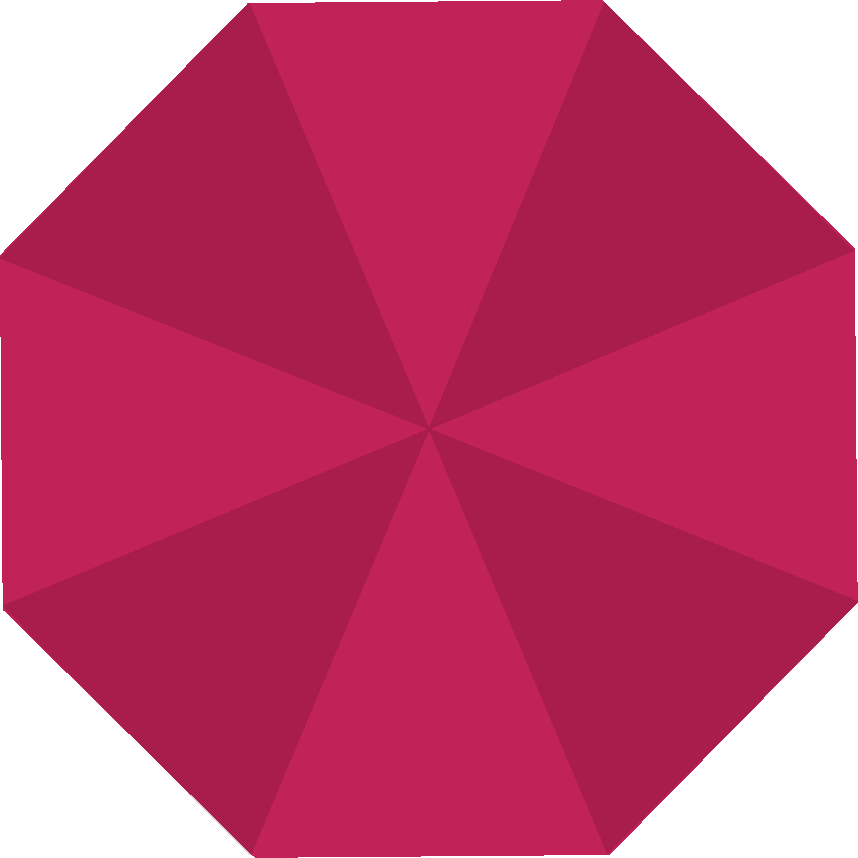
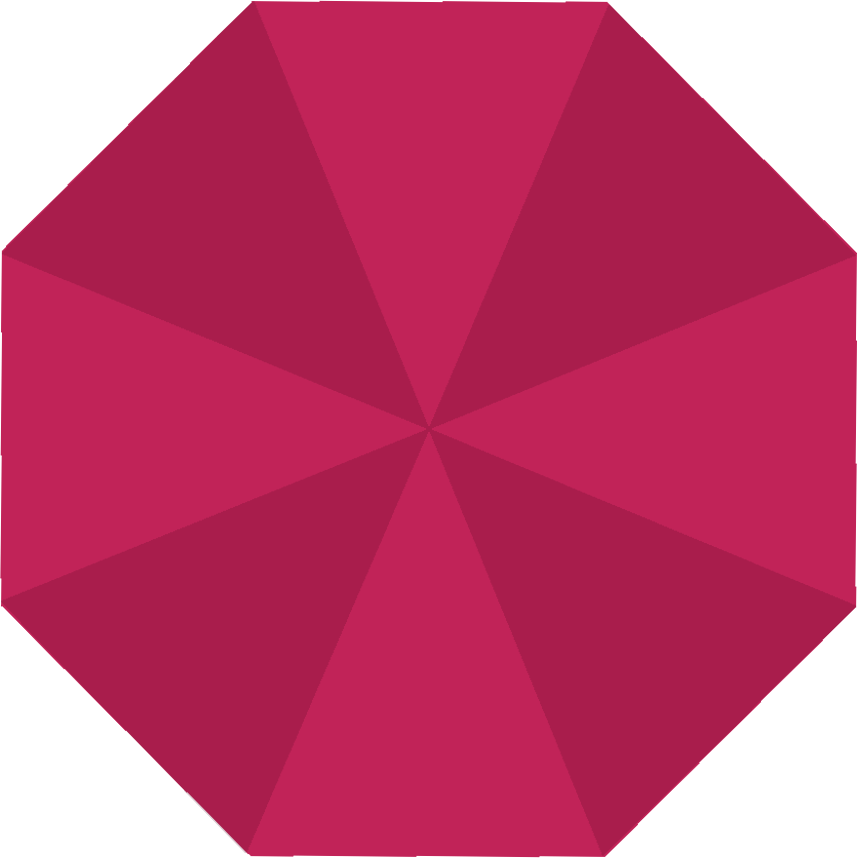
Before/after of a (858, 858) layered artwork. What changed in the layer stack:
painted on "Layer 1" over [0, 1, 858, 856]
painted on "Shape 2" over [0, 0, 858, 858]
